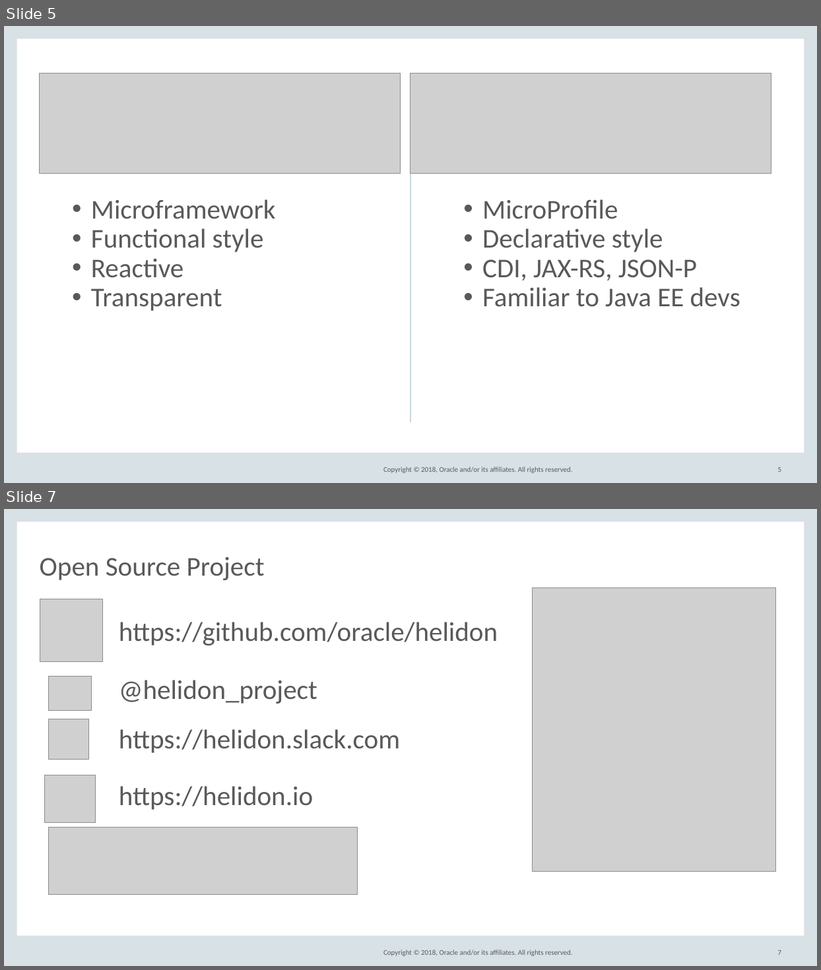
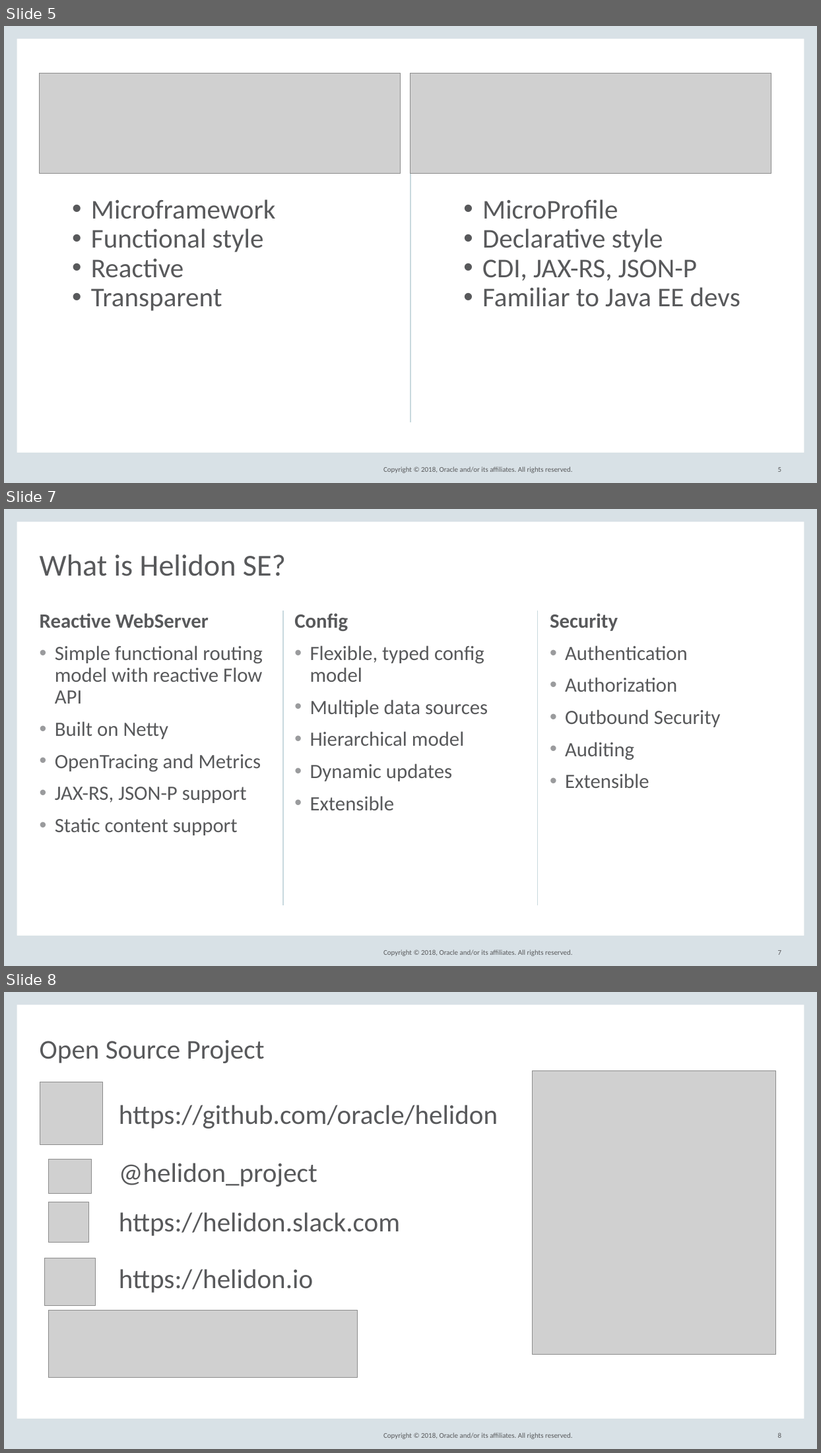
Before and after one commit to barchetta/codeone-2018, a slide deck: DEV5371_HelidonDeepDiveCodeOne2018.pptx. Shown one above the other, each under a label of ours: slides 5 and 7 before the commit, slides 5, 7 and 8 after it; the slides between them are not shown. The pictures are 821x970 and 821x1453 pixels, drawn with LibreOffice and Linux fonts; fonts in the diff are those of the drawing; grey boxes stand for pictures; background and template pictures are left out. Boxes give left, top, right and bottom in pixels: in the first picture for what was removed or moved away, otherwise in the second. Text is boxed around its words. In the diff, an @@ line names an element or a change of style, - is before the commit and + after.

```diff
--- a/DEV5371_HelidonDeepDiveCodeOne2018.pptx
+++ b/DEV5371_HelidonDeepDiveCodeOne2018.pptx
@@ slide 7 added at (4,509,817,966), background #FFFFFF; not listed: 5 template elements that a slide beside it also shows @@
@@ title added at (40,555,286,576), 36 pt, text #58595B @@
+What is Helidon SE?
@@ text added at (40,613,263,836), 24 pt, text #58595B @@
+Reactive WebServer
+• Simple functional routing model with reactive Flow API
+• Built on Netty
+• OpenTracing and Metrics
+• JAX-RS, JSON-P support
+• Static content support
@@ line added from (283, 611) to (283, 906), #C8D9DE 1.5 pt @@
@@ text added at (294,613,488,811), 24 pt, text #58595B @@
+Config
+• Flexible, typed config model
+• Multiple data sources
+• Hierarchical model
+• Dynamic updates
+• Extensible
@@ line added from (538, 611) to (538, 906), #C8D9DE 1.5 pt @@
@@ text added at (550,613,721,788), 24 pt, text #58595B @@
+Security
+• Authentication
+• Authorization
+• Outbound Security
+• Auditing
+• Extensible
@@ page number added at (778,951,782,955), 8.5 pt, text #58595B @@
+7
@@ what was slide 7 is now slide 8 @@
@@ page number at (778,1433,782,1438): text changed @@
-7
+8
```
Also in this commit, not shown: 3 slides changed, 1 other slide added, 1 other file.
